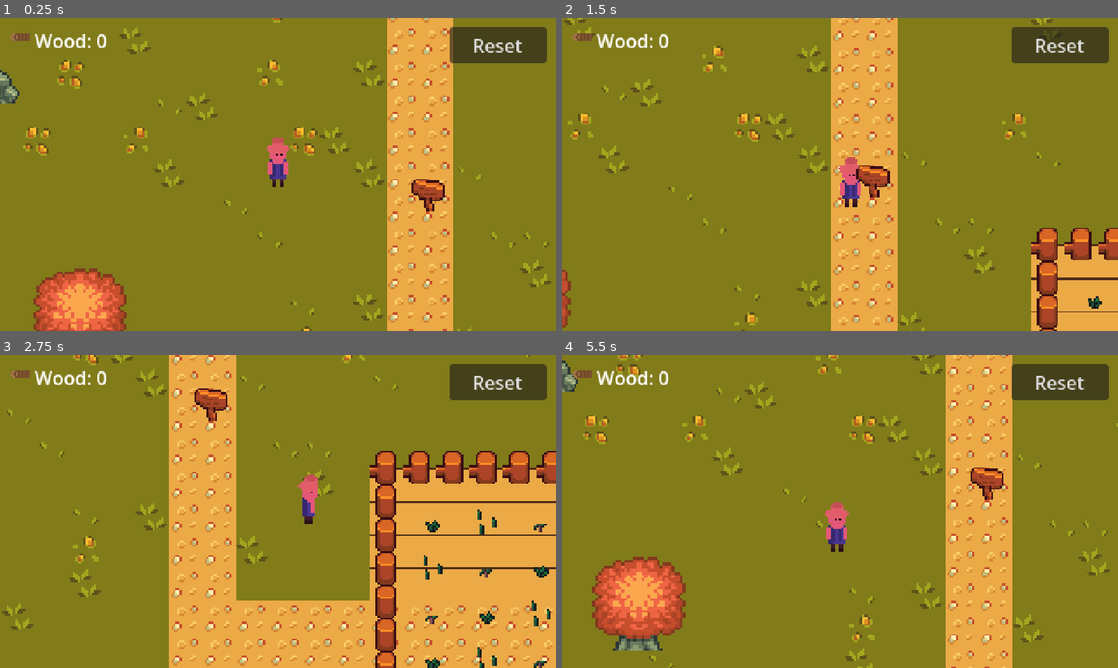
Above: before the commit, frames 1-4 (two rows, left to right).
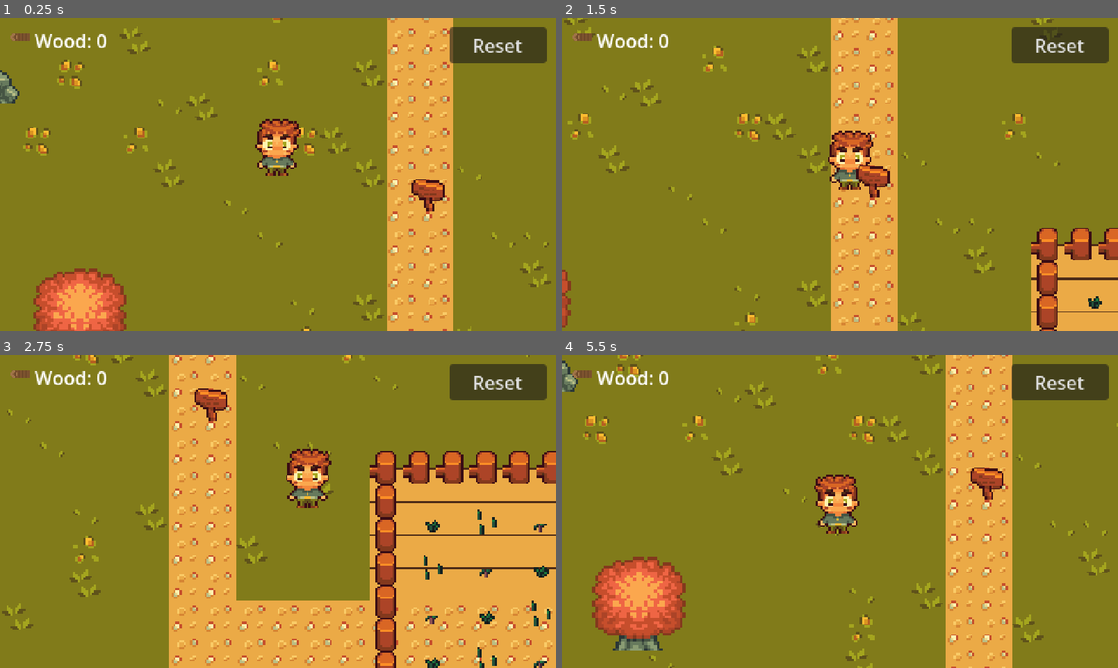
Above: after the commit, the same moments.

Repository: estebanrfp/godot-genosdb
Game: Godot game, scene res://scenes/world.tscn
The game is run twice, just before and just after one commit, with the same random seed, the same clock (stepped at 60 frames per second) and the same inputs.
Inputs:
- Up to frame 1 (0.25 s): no input
- Up to frame 2 (1.5 s): tap Enter at 0.5 s; hold D (move_right) 0.53-1.28 s; tap Space (chop) at 0.6, 0.77, 1.07, 1.35 s; hold S (move_down) from 1.28 s (still down)
- Up to frame 3 (2.75 s): tap Space (chop) at 1.52, 1.82, 2.1 s; release S (move_down) at 2.03 s; hold D (move_right) from 2.03 s (still down)
- Up to frame 4 (5.5 s): release D (move_right) at 2.78 s; hold W (move_up) 2.78-3.53 s; tap Space (chop) at 2.85, 3.02, 3.32, 3.6, 3.77, 4.07, 4.35, 4.52, 4.82, 5.1 s; hold A (move_left) 3.53-5.03 s; hold S (move_down) from 5.03 s (still down)

The runs differ from the first frame. In frame 1, 1.2% of the frame differs, in the area x 45-55%, y 32-54%; in frame 2, 1.2%; in frame 3, 1.3%; in frame 4, 1.3%, in the area x 45-54%, y 38-63%.

Commit message:
Better player: cozy CC0 character with procedural animation
Replaces the crude homemade farmer with the CC0 pack character (3 variants:
red/blonde/green, picked at startup and broadcast so peers see the same one).
Single-frame sprite animated procedurally: idle sway, walk bounce + flip, chop
swing. Updated local + remote players and the network packet (x,y,flip,char,
moving). Removed the now-unused old player/tree spritesheets.

Co-Authored-By: Claude Opus 4.8 (1M context) <noreply@anthropic.com>

Diff:
--- a/scenes/player_frames.tres
+++ /dev/null
@@ -1,186 +0,0 @@
-[gd_resource type="SpriteFrames" format=3 uid="uid://3s5wsyuvmixx"]
-
-[ext_resource type="Texture2D" path="res://assets/sprites/player_sheet.png" id="1"]
-
-[sub_resource type="AtlasTexture" id="a30"]
-atlas = ExtResource("1")
-region = Rect2(0, 72, 16, 24)
-
-[sub_resource type="AtlasTexture" id="a31"]
-atlas = ExtResource("1")
-region = Rect2(16, 72, 16, 24)
-
-[sub_resource type="AtlasTexture" id="a50"]
-atlas = ExtResource("1")
-region = Rect2(0, 120, 16, 24)
-
-[sub_resource type="AtlasTexture" id="a51"]
-atlas = ExtResource("1")
-region = Rect2(16, 120, 16, 24)
-
-[sub_resource type="AtlasTexture" id="a40"]
-atlas = ExtResource("1")
-region = Rect2(0, 96, 16, 24)
-
-[sub_resource type="AtlasTexture" id="a41"]
-atlas = ExtResource("1")
-region = Rect2(16, 96, 16, 24)
-
-[sub_resource type="AtlasTexture" id="a00"]
-atlas = ExtResource("1")
-region = Rect2(0, 0, 16, 24)
-
-[sub_resource type="AtlasTexture" id="a20"]
-atlas = ExtResource("1")
-region = Rect2(0, 48, 16, 24)
-
-[sub_resource type="AtlasTexture" id="a10"]
-atlas = ExtResource("1")
-region = Rect2(0, 24, 16, 24)
-
-[sub_resource type="AtlasTexture" id="a01"]
-atlas = ExtResource("1")
-region = Rect2(16, 0, 16, 24)
-
-[sub_resource type="AtlasTexture" id="a02"]
-atlas = ExtResource("1")
-region = Rect2(32, 0, 16, 24)
-
-[sub_resource type="AtlasTexture" id="a03"]
-atlas = ExtResource("1")
-region = Rect2(48, 0, 16, 24)
-
-[sub_resource type="AtlasTexture" id="a21"]
-atlas = ExtResource("1")
-region = Rect2(16, 48, 16, 24)
-
-[sub_resource type="AtlasTexture" id="a22"]
-atlas = ExtResource("1")
-region = Rect2(32, 48, 16, 24)
-
-[sub_resource type="AtlasTexture" id="a23"]
-atlas = ExtResource("1")
-region = Rect2(48, 48, 16, 24)
-
-[sub_resource type="AtlasTexture" id="a11"]
-atlas = ExtResource("1")
-region = Rect2(16, 24, 16, 24)
-
-[sub_resource type="AtlasTexture" id="a12"]
-atlas = ExtResource("1")
-region = Rect2(32, 24, 16, 24)
-
-[sub_resource type="AtlasTexture" id="a13"]
-atlas = ExtResource("1")
-region = Rect2(48, 24, 16, 24)
-
-[resource]
-animations = [{
-"frames": [{
-"duration": 1.0,
-"texture": SubResource("a30")
-}, {
-"duration": 1.0,
-"texture": SubResource("a31")
-}],
-"loop": false,
-"name": &"chop_down",
-"speed": 12.0
-}, {
-"frames": [{
-"duration": 1.0,
-"texture": SubResource("a50")
-}, {
-"duration": 1.0,
-"texture": SubResource("a51")
-}],
-"loop": false,
-"name": &"chop_side",
-"speed": 12.0
-}, {
-"frames": [{
-"duration": 1.0,
-"texture": SubResource("a40")
-}, {
-"duration": 1.0,
-"texture": SubResource("a41")
-}],
-"loop": false,
-"name": &"chop_up",
-"speed": 12.0
-}, {
-"frames": [{
-"duration": 1.0,
-"texture": SubResource("a00")
-}],
-"loop": true,
-"name": &"idle_down",
-"speed": 1.0
-}, {
-"frames": [{
-"duration": 1.0,
-"texture": SubResource("a20")
-}],
-"loop": true,
-"name": &"idle_side",
-"speed": 1.0
-}, {
-"frames": [{
-"duration": 1.0,
-"texture": SubResource("a10")
-}],
-"loop": true,
-"name": &"idle_up",
-"speed": 1.0
-}, {
-"frames": [{
-"duration": 1.0,
-"texture": SubResource("a00")
-}, {
-"duration": 1.0,
-"texture": SubResource("a01")
-}, {
-"duration": 1.0,
-"texture": SubResource("a02")
-}, {
-"duration": 1.0,
-"texture": SubResource("a03")
-}],
-"loop": true,
-"name": &"walk_down",
-"speed": 8.0
-}, {
-"frames": [{
-"duration": 1.0,
-"texture": SubResource("a20")
-}, {
-"duration": 1.0,
-"texture": SubResource("a21")
-}, {
-"duration": 1.0,
-"texture": SubResource("a22")
-}, {
-"duration": 1.0,
-"texture": SubResource("a23")
-}],
-"loop": true,
-"name": &"walk_side",
-"speed": 8.0
-}, {
-"frames": [{
-"duration": 1.0,
-"texture": SubResource("a10")
-}, {
-"duration": 1.0,
-"texture": SubResource("a11")
-}, {
-"duration": 1.0,
-"texture": SubResource("a12")
-}, {
-"duration": 1.0,
-"texture": SubResource("a13")
-}],
-"loop": true,
-"name": &"walk_up",
-"speed": 8.0
-}]
--- a/scenes/remote_player.tscn
+++ b/scenes/remote_player.tscn
@@ -1,17 +1,12 @@
 [gd_scene format=3 uid="uid://ipdnv1te3coh"]
 
 [ext_resource type="Script" uid="uid://b0qlx2wp53cig" path="res://scripts/remote_player.gd" id="1_n407u"]
-[ext_resource type="SpriteFrames" uid="uid://3s5wsyuvmixx" path="res://scenes/player_frames.tres" id="2_bbtsb"]
 
 [node name="Remote" type="Node2D" unique_id=384903357]
 script = ExtResource("1_n407u")
 
-[node name="AnimatedSprite2D" type="AnimatedSprite2D" parent="." unique_id=1520157316]
-modulate = Color(0.7490196, 0.8784314, 1, 1)
-sprite_frames = ExtResource("2_bbtsb")
-animation = &"idle_down"
-autoplay = "idle_down"
-offset = Vector2(0, -6)
+[node name="Sprite" type="Sprite2D" parent="." unique_id=1520157316]
+offset = Vector2(0, -16)
 
 [node name="Label" type="Label" parent="." unique_id=293338861]
 offset_left = -20.0
--- a/scenes/world.tscn
+++ b/scenes/world.tscn
@@ -2,7 +2,6 @@
 
 [ext_resource type="Script" uid="uid://cpo5uvg0bcyrj" path="res://scripts/player.gd" id="1_71j4m"]
 [ext_resource type="Script" uid="uid://dyhf58harbqwm" path="res://scripts/world.gd" id="1_qfnet"]
-[ext_resource type="SpriteFrames" uid="uid://3s5wsyuvmixx" path="res://scenes/player_frames.tres" id="2_71j4m"]
 [ext_resource type="PackedScene" uid="uid://fcw7si23ingw" path="res://scenes/tree.tscn" id="3_i7141"]
 [ext_resource type="Script" uid="uid://c8wg2v7qkvvnu" path="res://scripts/hud.gd" id="4_4mrxx"]
 [ext_resource type="Texture2D" uid="uid://drpsqgtjkkabj" path="res://assets/sprites/log.png" id="5_7r4gi"]
@@ -28,11 +27,8 @@
 position = Vector2(300, 232)
 script = ExtResource("1_71j4m")
 
-[node name="AnimatedSprite2D" type="AnimatedSprite2D" parent="YSort/Player" unique_id=153495571]
-sprite_frames = ExtResource("2_71j4m")
-animation = &"idle_down"
-autoplay = "idle_down"
-offset = Vector2(0, -6)
+[node name="Sprite" type="Sprite2D" parent="YSort/Player" unique_id=153495571]
+offset = Vector2(0, -16)
 
 [node name="CollisionShape2D" type="CollisionShape2D" parent="YSort/Player" unique_id=310769213]
 position = Vector2(0, 4)
--- a/scripts/player.gd
+++ b/scripts/player.gd
@@ -1,47 +1,42 @@
 extends CharacterBody2D
 
-## Top-down farmer (the local player). Picks a random tint at startup and
-## broadcasts it, so every peer sees this player in the same color (a simple,
-## consistent identity without needing a seed). Wood lives here.
+## Top-down farmer (the local player). Uses a single-frame cozy character sprite
+## (CC0 Ishtar Pixels) animated procedurally: idle sway, walk bounce, chop swing.
+## Picks one of three character variants at startup and broadcasts the index, so
+## every peer sees the same farmer (a simple, consistent identity).
 
 const SPEED := 82.0
 const CHOP_TIME := 0.32
-
-var facing := Vector2.DOWN
-var dir_name := "down"
-var chop_timer := 0.0
-var color := Color.WHITE
-
-## Vivid tints that all contrast with the green farm (no greens that camouflage).
-const PALETTE := [
-	Color("ff5a5a"), Color("4aa3ff"), Color("ffb14a"), Color("c77dff"),
-	Color("ff7ad9"), Color("ffe14a"), Color("ff8c42"), Color("63e6ff"),
-	Color("ffffff"), Color("b0b0ff"),
+const CHARS := [
+	"res://assets/farm/farmer_red.png",
+	"res://assets/farm/farmer_blonde.png",
+	"res://assets/farm/farmer_green.png",
 ]
 
-@onready var anim: AnimatedSprite2D = $AnimatedSprite2D
+var char_index := 0
+var facing := Vector2.DOWN
+var flip := false
+var is_moving := false
+var chop_timer := 0.0
+var _t := 0.0
+
+@onready var sprite: Sprite2D = $Sprite
 @onready var chop_area: Area2D = $ChopArea
 
 func _ready() -> void:
 	add_to_group("player")
 	randomize()
-	color = PALETTE[randi() % PALETTE.size()]   # distinct, readable tint per player
-	anim.modulate = color
+	char_index = randi() % CHARS.size()
+	sprite.texture = load(CHARS[char_index])
 
 func _physics_process(delta: float) -> void:
 	var input := Input.get_vector("move_left", "move_right", "move_up", "move_down")
 	velocity = input * SPEED
-	if input != Vector2.ZERO:
+	is_moving = input != Vector2.ZERO
+	if is_moving:
 		facing = input.normalized()
-		if absf(input.x) > absf(input.y):
-			dir_name = "side"
-			anim.flip_h = input.x < 0.0
-		elif input.y < 0.0:
-			dir_name = "up"
-			anim.flip_h = false
-		else:
-			dir_name = "down"
-			anim.flip_h = false
+		if absf(input.x) > 0.1:
+			flip = input.x < 0.0
 		chop_area.position = facing * 12.0
 	move_and_slide()
 	# Keep the farmer inside the farm bounds (matches the ground + camera limits).
@@ -54,16 +49,25 @@
 		chop_timer = CHOP_TIME
 		_chop()
 
-	_update_anim(input)
+	_animate(delta)
 
-## Pick the right clip for the current state and facing.
-func _update_anim(input: Vector2) -> void:
+## Procedural juice for the single-frame character: bob, bounce, chop swing.
+func _animate(delta: float) -> void:
+	_t += delta
+	sprite.flip_h = flip
 	if chop_timer > 0.0:
-		anim.play("chop_" + dir_name)
-	elif input != Vector2.ZERO:
-		anim.play("walk_" + dir_name)
+		var p := 1.0 - (chop_timer / CHOP_TIME)          # 0 -> 1 over the swing
+		sprite.rotation = sin(p * PI) * 0.5 * (-1.0 if flip else 1.0)
+		sprite.position.y = 0.0
+		sprite.scale = Vector2.ONE
+	elif is_moving:
+		sprite.rotation = 0.0
+		sprite.position.y = -absf(sin(_t * 14.0)) * 3.0  # little hop
+		sprite.scale = Vector2(1.0, 1.0 + sin(_t * 14.0) * 0.05)
 	else:
-		anim.play("idle_" + dir_name)
+		sprite.rotation = 0.0
+		sprite.position.y = sin(_t * 3.0) * 0.6           # gentle idle sway
+		sprite.scale = Vector2.ONE
 
 ## Hit the first tree overlapping the chop area in the facing direction.
 func _chop() -> void:
--- a/scripts/remote_player.gd
+++ b/scripts/remote_player.gd
@@ -1,15 +1,25 @@
 extends Node2D
 
 ## A non-controllable farmer driven by a peer's network state. Hidden until its
-## first position arrives (so peers don't pile up at 0,0), tinted with the peer's
-## broadcast color, and its name label gets an outline + matching color so
-## overlapping labels stay readable.
+## first position arrives, shows the peer's broadcast character variant, and bobs/
+## hops procedurally. Its name label has an outline so overlapping labels stay
+## readable.
 
-@onready var anim: AnimatedSprite2D = $AnimatedSprite2D
+const CHARS := [
+	"res://assets/farm/farmer_red.png",
+	"res://assets/farm/farmer_blonde.png",
+	"res://assets/farm/farmer_green.png",
+]
+
+@onready var sprite: Sprite2D = $Sprite
 @onready var label: Label = $Label
 
 var _target := Vector2.ZERO
 var _init := false
+var _moving := false
+var _flip := false
+var _char := -1
+var _t := 0.0
 
 func _ready() -> void:
 	visible = false
@@ -19,20 +29,29 @@
 func set_label(text: String) -> void:
 	label.text = text
 
-## Apply a state packet {x, y, a(nim), f(lip), c(olor)} from the owning peer.
+## Apply a state packet {x, y, f(lip), ch(ar), mv(moving)} from the owning peer.
 func receive_state(data: Dictionary) -> void:
 	_target = Vector2(float(data.get("x", 0.0)), float(data.get("y", 0.0)))
+	_flip = bool(data.get("f", false))
+	_moving = bool(data.get("mv", false))
+	var ci := int(data.get("ch", 0))
+	if ci != _char:
+		_char = ci
+		sprite.texture = load(CHARS[ci % CHARS.size()])
 	if not _init:
 		global_position = _target   # snap on first packet
 		_init = true
 		visible = true
-	anim.play(str(data.get("a", "idle_down")))
-	anim.flip_h = bool(data.get("f", false))
-	if data.has("c"):
-		var col := Color.html(str(data["c"]))
-		anim.modulate = col
-		label.add_theme_color_override("font_color", col.lightened(0.35))
 
 func _process(delta: float) -> void:
-	if _init:
-		global_position = global_position.lerp(_target, 1.0 - exp(-14.0 * delta))
+	if not _init:
+		return
+	global_position = global_position.lerp(_target, 1.0 - exp(-14.0 * delta))
+	_t += delta
+	sprite.flip_h = _flip
+	if _moving:
+		sprite.position.y = -absf(sin(_t * 14.0)) * 3.0
+		sprite.scale = Vector2(1.0, 1.0 + sin(_t * 14.0) * 0.05)
+	else:
+		sprite.position.y = sin(_t * 3.0) * 0.6
+		sprite.scale = Vector2.ONE
--- a/scripts/world.gd
+++ b/scripts/world.gd
@@ -67,9 +67,9 @@
 		Net.send({
 			"x": player.global_position.x,
 			"y": player.global_position.y,
-			"a": player.anim.animation,
-			"f": player.anim.flip_h,
-			"c": player.color.to_html(false),
+			"f": player.flip,
+			"ch": player.char_index,
+			"mv": player.is_moving,
 		})
 	_cull_stale()
 
Binary file added: assets/farm/farmer_blonde.png
Not shown, changed: assets/farm/farmer_blonde.png.import
Binary file added: assets/farm/farmer_green.png
Not shown, changed: assets/farm/farmer_green.png.import
Binary file added: assets/farm/farmer_red.png
Not shown, changed: assets/farm/farmer_red.png.import
Binary file removed: assets/sprites/grass.png
Binary file removed: assets/sprites/player.png
Not shown, removed: assets/sprites/player.png.import
Binary file removed: assets/sprites/player_sheet.png
Binary file removed: assets/sprites/stump.png
Not shown, removed: assets/sprites/stump.png.import
(and 3 more such lines)
